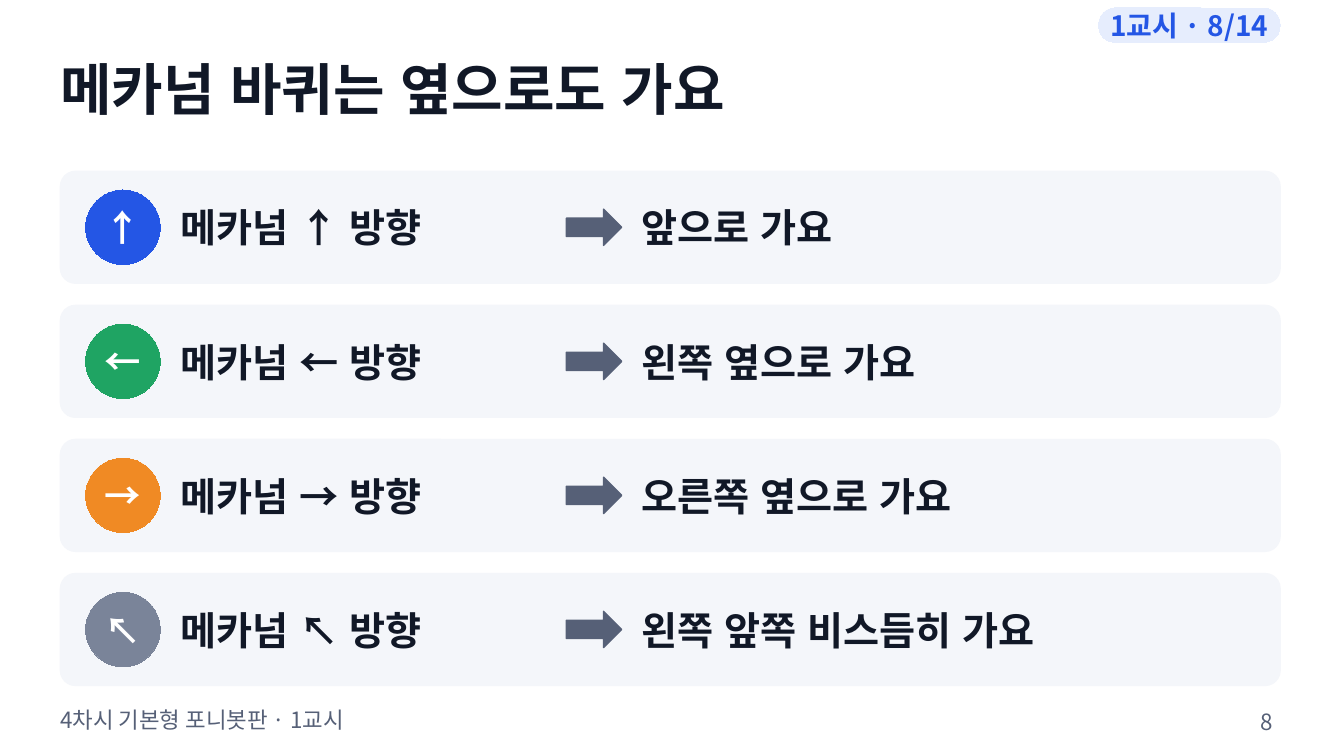
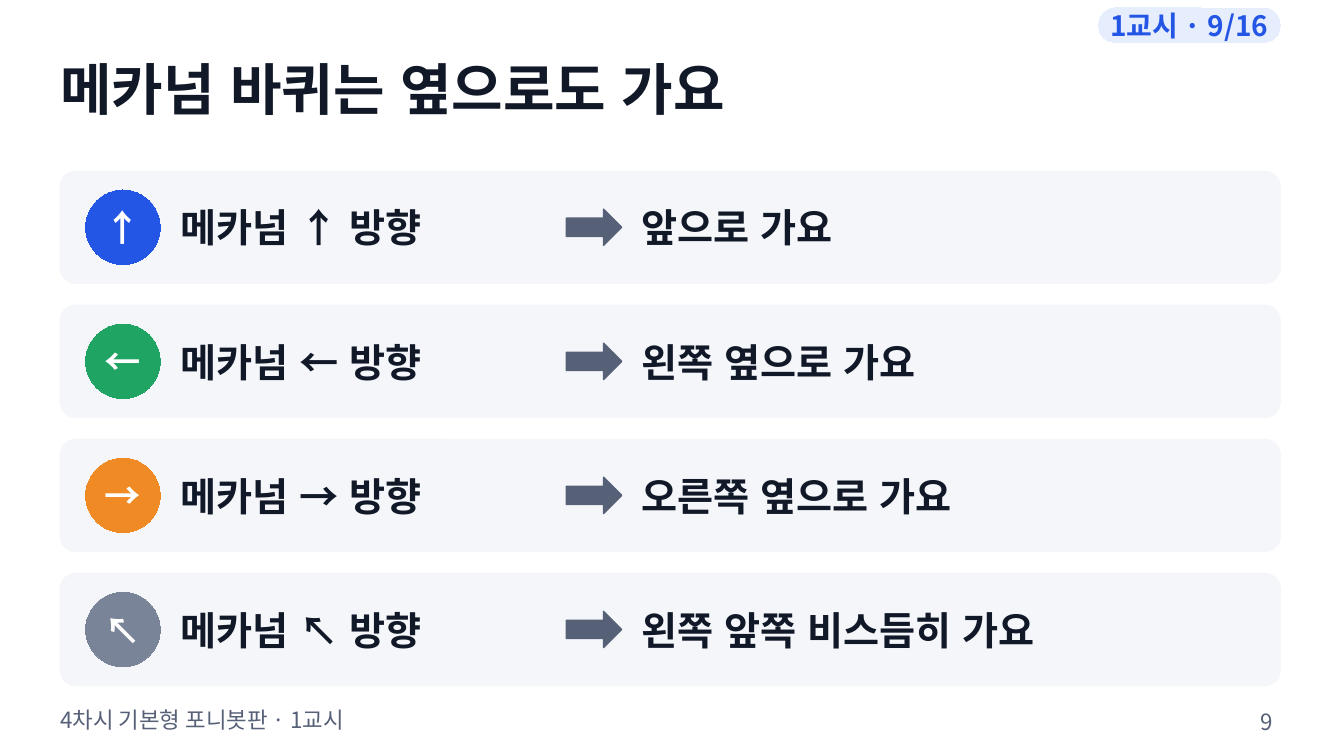
Before and after one commit to boundaryx01-uniquelife/microbit, a slide deck: slide 9 of bridge/ponybot/materials/포니봇_4차시_기본형/ponybot_4차시_수업슬라이드.pptx (slide 8 before the commit). Drawn at 1344x756 pixels with LibreOffice and Linux fonts; fonts in the diff are those of the drawing. Boxes give left, top, right and bottom in pixels: in the first picture for what was removed or moved away, otherwise in the second. Text is boxed around its words. In the diff, an @@ line names an element or a change of style, - is before the commit and + after.

```diff
--- a/bridge/ponybot/materials/포니봇_4차시_기본형/ponybot_4차시_수업슬라이드.pptx
+++ b/bridge/ponybot/materials/포니봇_4차시_기본형/ponybot_4차시_수업슬라이드.pptx
@@ text in rounded rectangle at (1110, 12, 1268, 41): text changed @@
-1교시 · 8/14
+1교시 · 9/16
@@ page number at (1261, 713, 1273, 731): text changed @@
-8
+9
```
Also in this commit, not shown: 10 other slides changed, 5 slides added, 3 slides removed, 20 other files.
